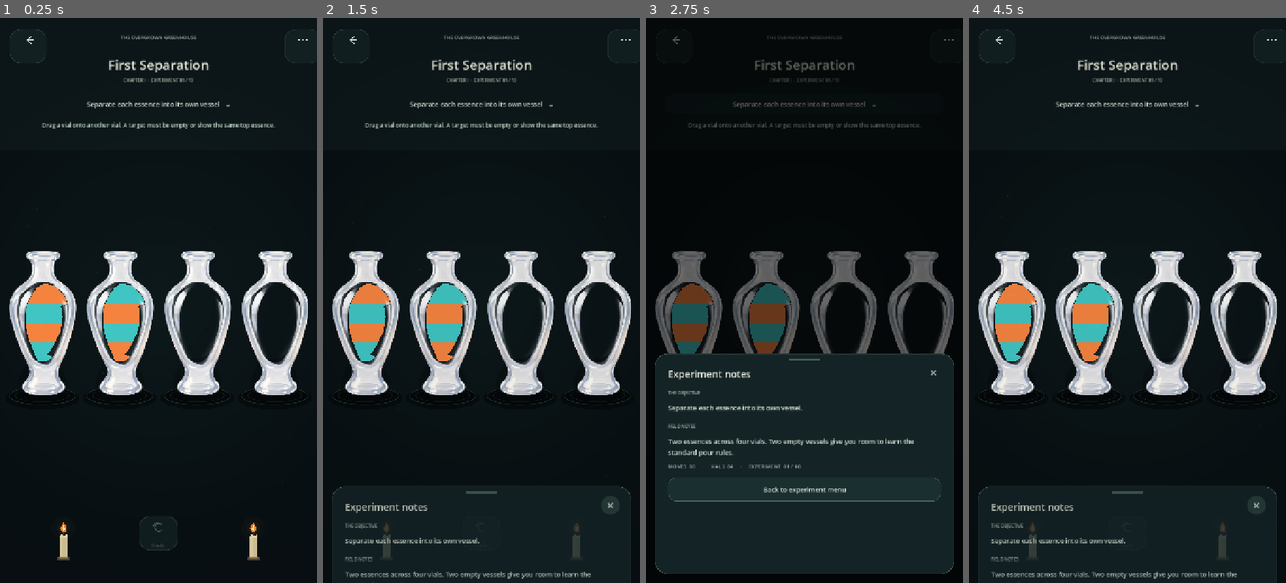
Above: before the commit, frames 1-4 (left to right).
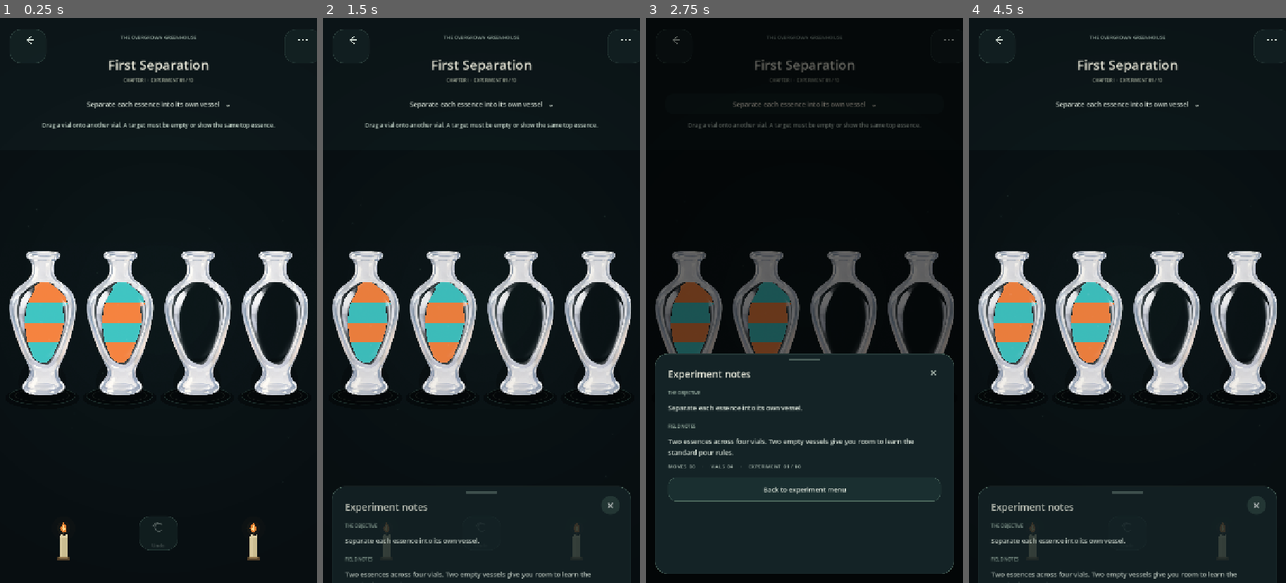
Above: after the commit, the same moments.

Repository: Kryodo/spell-sort-game
Game: Godot game, scene res://scenes/dark_sorting_slots_prototype.tscn
The game is run twice, just before and just after one commit, with the same random seed, the same clock (stepped at 60 frames per second) and the same inputs. This scene is started directly instead of the project's main scene.
Inputs:
- Up to frame 1 (0.25 s): no input
- Up to frame 2 (1.5 s): click "Separate each essence into it…" at 0.5 s; click "×" at 1.25 s
- Up to frame 3 (2.75 s): click "Separate each essence into it…" at 2 s
- Up to frame 4 (4.5 s): click "×" at 2.75 s; click "Separate each essence into it…" at 3.5 s; click "×" at 4.25 s

The runs differ from the first frame. In frame 1, 0.4% of the frame differs, in the area x 7-46%, y 46-61%; in frame 2, 0.4%; in frame 3, 0.3%; in frame 4, 0.4%.

Commit message:
Tune Vial 2 alpha mask and liquid stability

Diff:
--- a/scripts/asset_fantasy_alchemy_bottle.gd
+++ b/scripts/asset_fantasy_alchemy_bottle.gd
@@ -4,7 +4,7 @@
 # The silhouette/style remains provisional pending its in-environment review.
 const VIAL_ART: Texture2D = preload("res://assets/bottles/SpellSort_Vial_2.png")
 
-const WINDOW_ALPHA_THRESHOLD := 0.02
+const WINDOW_ALPHA_THRESHOLD := 0.12
 const WINDOW_ROI_LEFT := 0.20
 const WINDOW_ROI_RIGHT := 0.80
 const WINDOW_ROI_TOP := 0.18
@@ -200,8 +200,8 @@
 	_window_top_ratio = _window_profile[0].x + edge_margin
 	_window_bottom_ratio = _window_profile[-1].x - edge_margin
 	print(
-		"Vial 2 alpha mask: %d profile samples, peak width %d px, vertical %.3f–%.3f"
-		% [_window_profile.size(), peak_width, _window_top_ratio, _window_bottom_ratio]
+		"Vial 2 alpha mask: %d profile samples, %d connected pixels, peak width %d px, vertical %.3f–%.3f"
+		% [_window_profile.size(), queue.size(), peak_width, _window_top_ratio, _window_bottom_ratio]
 	)
 
 
@@ -322,6 +322,8 @@
 	if not is_bottom:
 		bottom_y += 0.8
 	var top_y: float = rect.position.y + rect.size.y * top_ratio
+	if bottom_y - top_y <= 1.2:
+		return
 	var surface_min_y: float = rect.position.y + rect.size.y * _window_top_ratio + 0.4
 
 	# Build every point of the liquid surface from the boundary at its current
@@ -360,30 +362,30 @@
 	# smoothed alpha boundary all the way to the bottom of this layer.
 	for side_index in range(1, LIQUID_SIDE_SAMPLES + 1):
 		var side_t: float = float(side_index) / float(LIQUID_SIDE_SAMPLES)
-		var y: float = lerpf(right_top_y, bottom_y, side_t)
-		var y_ratio: float = clampf(
-			(y - rect.position.y) / rect.size.y,
+		var right_y: float = lerpf(right_top_y, bottom_y, side_t)
+		var right_ratio: float = clampf(
+			(right_y - rect.position.y) / rect.size.y,
 			_window_top_ratio,
 			_window_bottom_ratio
 		)
-		var bounds := _window_bounds_at(y_ratio)
-		var right_x: float = rect.position.x + rect.size.x * bounds.y - WINDOW_WALL_INSET
-		polygon.append(Vector2(right_x, y))
+		var right_bounds := _window_bounds_at(right_ratio)
+		var right_x: float = rect.position.x + rect.size.x * right_bounds.y - WINDOW_WALL_INSET
+		polygon.append(Vector2(right_x, right_y))
 
 	# Close the bottom edge, then trace the left wall back to the first surface
 	# point. No independent left/right arrays can drift out of sync.
 	polygon.append(Vector2(bottom_left_x, bottom_y))
 	for side_index in range(1, LIQUID_SIDE_SAMPLES):
 		var side_t: float = float(side_index) / float(LIQUID_SIDE_SAMPLES)
-		var y: float = lerpf(bottom_y, left_top_y, side_t)
-		var y_ratio: float = clampf(
-			(y - rect.position.y) / rect.size.y,
+		var left_y: float = lerpf(bottom_y, left_top_y, side_t)
+		var left_ratio: float = clampf(
+			(left_y - rect.position.y) / rect.size.y,
 			_window_top_ratio,
 			_window_bottom_ratio
 		)
-		var bounds := _window_bounds_at(y_ratio)
-		var left_x: float = rect.position.x + rect.size.x * bounds.x + WINDOW_WALL_INSET
-		polygon.append(Vector2(left_x, y))
+		var left_bounds := _window_bounds_at(left_ratio)
+		var left_x: float = rect.position.x + rect.size.x * left_bounds.x + WINDOW_WALL_INSET
+		polygon.append(Vector2(left_x, left_y))
 
 	var fill_color: Color = liquid_color.lerp(liquid_color.lightened(0.14), 0.08)
 	draw_colored_polygon(polygon, fill_color)
